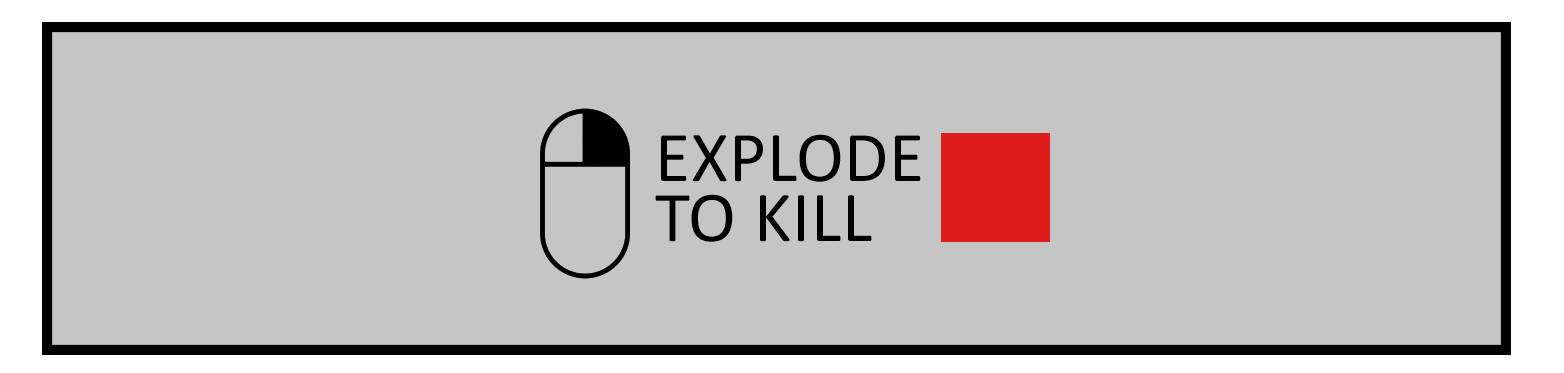
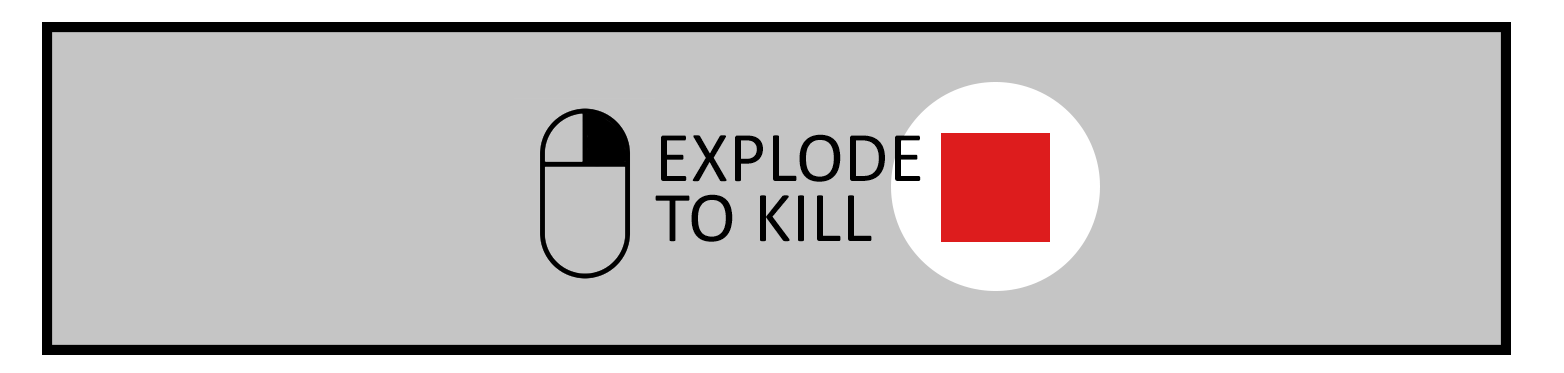
Layered file, before and after one edit (1564px x 373px). Changes by layer:
added layer "Ellipse 1" above "Rectangle 1 copy" over [891, 82, 1100, 291]
